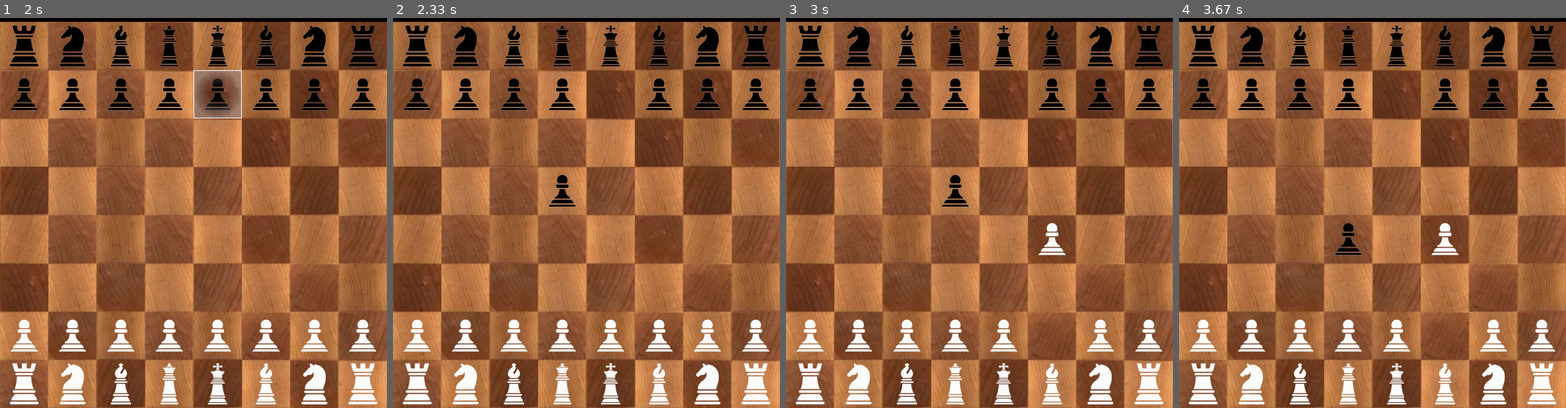
Above: before the commit, frames 1-4 (left to right).
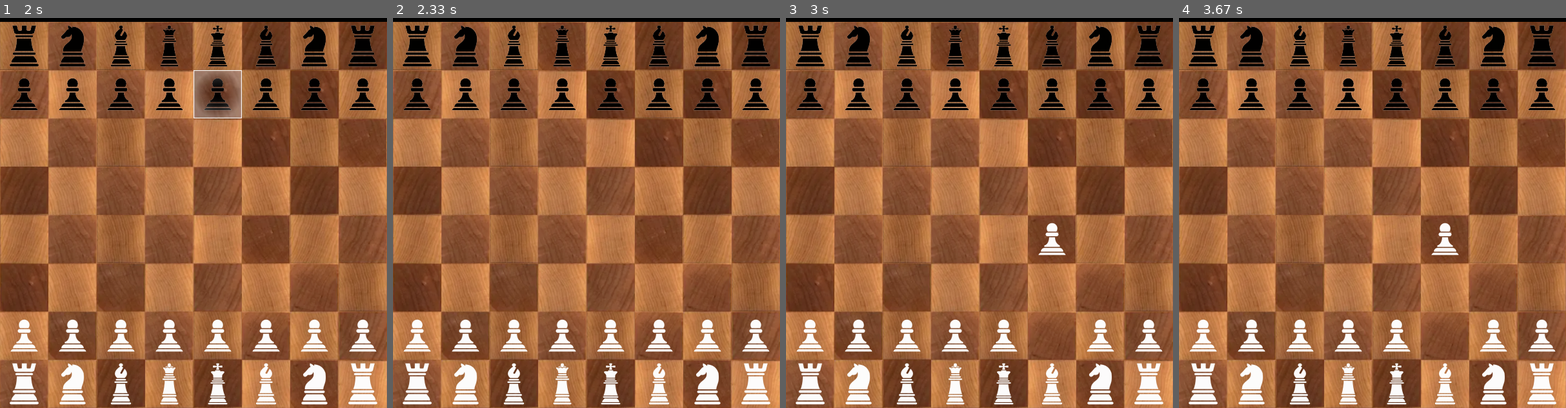
Above: after the commit, the same moments.

Repository: RoiJoleil/ChessSchoolProject
Game: pygame game, started from app.py
Two runs of this game, one before a commit and one after it. Both use one fixed random seed, a clock stepped at 60 frames per second and the inputs below.
Inputs (mouse positions are in pixels of both pictures, inside the frame that each line leads up to):
- Up to frame 1 (2 s): click (239, 84) at 0.38 s; click (127, 298) at 0.72 s; click (92, 326) at 1.05 s; click (61, 330) at 1.38 s; click (228, 92) at 1.72 s
- Up to frame 2 (2.33 s): click (555, 174) at 2.05 s
- Up to frame 3 (3 s): click (1045, 345) at 2.38 s; click (1033, 252) at 2.75 s
- Up to frame 4 (3.67 s): click (1353, 205) at 3.28 s; click (1326, 240) at 3.62 s

Frame 1 is identical in both runs. In frame 2, 0.5% of the frame differs, in the area x 40-60%, y 15-49%; in frame 3, 0.5%; in frame 4, 0.5%, in the area x 40-60%, y 15-61%.

Commit message:
Refactured board.py

Diff:
--- a/src/chess/board.py
+++ b/src/chess/board.py
@@ -1,168 +1,137 @@
 import pygame
 from typing import List, Dict
 from src.settings import CELL_SIZE
+from src.settings import SCREEN_SIZE, CHESS_SURFACE_POSITION, CHESS_SURFACE_SIZE, FPS
 from src.chess import cell, pieces
 from src.chess import pieces
 
-"""
-I cant refactor this file, as there is so much here that shouldnt be here.
-I would need to effectivly rewrite your entire code to do it. - Joel
-"""
+board_rect = None
+board_surface =  None
+selected_cell = None
+player_turn = None
+game_started = None
 
-current_turn = True # Why??? we have self.players_turn - Joel
+def init(screen: pygame.Surface):
+    global board_rect, board_surface, player_turn, game_started
+    player_turn = True
+    board_rect = pygame.rect.Rect(CHESS_SURFACE_POSITION[0], CHESS_SURFACE_POSITION[1], CHESS_SURFACE_SIZE[0], CHESS_SURFACE_SIZE[1])
+    board_surface = screen.subsurface(board_rect)
+    game_started = False
 
-class Board:
-    """Create the ChessBoard"""
-    def __init__(self, screen: pygame.Surface):
-        self.screen = screen
+def make_move(frm: cell.Cell, to: cell.Cell):
+    """
+    This method updates the necessary positions of the pieces involved.
+    This method makes no validation checks if the move is actually valid.
+    """
+    global player_turn
 
-        self._initialise_cells()
+    # Return if frm has no Piece
+    if frm.piece == None:
+        print(f"{__name__}: make_move failed as 'frm' has no Piece.")
+        return
 
-        self.selected_cell:cell.Cell = None
-        self.players_turn:bool = True
+    # Return if its not our Turn
+    if frm.piece.team != player_turn:
+        print(f"{__name__}: make_move failed as its not '{player_turn}' Turn.")
+        return
 
-    def _initialise_cells(self):
-        """Creates all the cells and rects upon first initialisation."""
-        # Create Cells
-        cell.init_standard_board()
+    # Return if its not a valid move
+    if not frm.piece.is_valid_move(to):
+        print(f"{__name__}: make_move failed as the attempted move is Invalid.")
+        return
 
-    def get_current_turn() -> bool:
-        global current_turn
-        return current_turn
+    # Move is successful and being made.
+    cell.move_piece(frm=frm, to=to)
+    toggle_player_turn()
 
-    def set_current_turn(turn:bool):
-        global current_turn
-        # This Function does nothing ??? - Joel
-        if turn:
-            current_turn = turn
+def toggle_player_turn():
+    global player_turn
+    player_turn != player_turn
 
-    def make_move(self, frm:cell.Cell, to:cell.Cell):
-        """
-        This method updates the necessary positions of the pieces involved.
-        This method makes no validation checks if the move is actually valid.
-        """
+def set_player_turn(turn: bool):
+    global player_turn
+    player_turn = turn
 
-        if frm.piece == None:
-            return
-#        global current_turn
-#        if frm.piece.team != current_turn:
-#            return
+def get_player_turn() -> bool:
+    global player_turn
+    return player_turn
 
-        if not frm.piece.is_valid_move(to):
-            return
+def conclude_game():
+    global game_started
+    game_started = False
 
-        cell.move_piece(frm=frm, to=to)
+def start_game():
+    """Starts a new Game"""
+    global game_started
+    cell.set_start_position()
+    game_started = True
 
-#        current_turn = not current_turn
+def load_game():
+    """Load a saved Game"""
+    global game_started
+    game_started = True
+    raise NotImplementedError()
 
-    def get_all_valid_moves(self) -> Dict[tuple, List[cell.Cell]]:
-        """
-        A method to get all the valid moves with the current board state.
-        This method will be used for bots if they are implemented
-        """
-        result = {}
-        for x in range(0,8):
-            for y in range(0,8):
-                temp = self.get_cell(x, y)
-                result[temp.grid_pos] = temp.piece.get_valid_moves()
-        return result
+def get_all_valid_moves() -> Dict[tuple, List[cell.Cell]]:
+    """
+    A method to get all the valid moves with the current board state.
+    This method will be used for bots if they are implemented
+    """
+    result = {}
+    for x in range(0,8):
+        for y in range(0,8):
+            temp = get_cell(x, y)
+            result[temp.grid_pos] = temp.piece.get_valid_moves()
+    return result
 
-    def is_valid_move(self, curr:cell.Cell, dest:cell.Cell) -> bool:
-        """Check to make sure an attempted move is valid."""
-        if isinstance(curr.piece,(pieces.Pawn, pieces.Knight)):
-            return curr.piece.is_valid_position(curr.grid_pos, dest.grid_pos, dest.piece.identity if dest.piece else 0)
+def convert_abs_coords_to_grid_coords(pos: tuple) -> tuple:
+    """
+    Turns the screen coordinates into grid coordinates.
+    This method is used to identify what cells the user clicked on.
+    """
+    x, y = pos[0] // CELL_SIZE, pos[1] // CELL_SIZE
+    return (x, y)
 
-        if isinstance(curr.piece, pieces.King):
-            if self.in_check(dest, curr.piece.team):
-                return False
-            if dest.grid_pos in curr.piece.castling:
-                return True
-            return curr.piece.is_valid_position(curr.grid_pos, dest.grid_pos, dest.piece.team if dest.piece else 0)
+def get_cell(x: int, y: int) ->cell.Cell:
+    """
+    Return thecell.Cell for the given board coordinates.
+    """
+    return cell.get_cell(x, y)
 
-        elif curr.piece:
-            if not curr.piece.is_valid_position(curr.grid_pos, dest.grid_pos, dest.piece.identity if dest.piece else 0):
-                return False
-            diff = (self.signOfNumber(dest.grid_pos[0] - curr.grid_pos[0]), self.signOfNumber(dest.grid_pos[1] - curr.grid_pos[1]))
-            for i in range(1,8):
-                if (curr.grid_pos[0] + diff[0] * i == dest.grid_pos[0]) and (curr.grid_pos[1] + diff[1] * i == dest.grid_pos[1]) :
-                    return True
-                if self.get_cell(curr.grid_pos[0] + diff[0] * i, curr.grid_pos[1] + diff[1] * i).piece != None:
-                    return False
-        else:
-            return False
+def select_cell(selected:cell.Cell):
+    """Selects a cell to do actions with. 'None' is also a valid argument."""
+    global selected_cell
+    selected_cell = selected
 
-    def convert_abs_coords_to_grid_coords(self, pos: tuple) -> tuple:
-        """
-        Turns the screen coordinates into grid coordinates.
-        This method is used to identify what cells the user clicked on.
-        """
-        x, y = pos[0] // CELL_SIZE, pos[1] // CELL_SIZE
-        return (x, y)
+def event(event: pygame.event.Event):
+    """Handle Click Events from the user"""
+    global game_started
+    # Return if the game hasnt started yet
+    if not game_started:
+        return
 
-    def get_cell(self, x: int, y: int) ->cell.Cell:
-        """
-        Return thecell.Cell for the given board coordinates.
-        """
-        return cell.get_cell(x, y)
+    if event.type == pygame.MOUSEBUTTONDOWN:
+        if event.button == 1: # Leftclick Event
+            mouse_pos = pygame.mouse.get_pos()
+            mouse_pos = (mouse_pos[0], mouse_pos[1] - 50) # TODO: Actual implement logic for this... to lazy to do it right now
+            x, y = convert_abs_coords_to_grid_coords(mouse_pos)
+            clicked_cell = get_cell(x, y)
+            # deselect cell by clicking on it again.
+            if selected_cell == clicked_cell:
+                cell.set_focus([selected_cell], None)
+                select_cell(None)
+            # move piece if we have a cell selected.
+            elif selected_cell:
+                make_move(selected_cell, clicked_cell)
+                cell.set_focus([selected_cell], None)
+                select_cell(None)
+            # select a cell if the clicked cell has a piece.
+            elif clicked_cell.piece:
+                select_cell(clicked_cell)
+                cell.set_focus([selected_cell], "selected")
+                cell.set_focus(clicked_cell.piece.get_valid_moves(), "move")
 
-    def select_cell(self, selected:cell.Cell):
-        """Selects a cell to do actions with. 'None' is also a valid argument."""
-        self.selected_cell = selected
-
-
-    def event(self, event: pygame.event.Event):
-        """Handle Click Events from the user"""
-        if event.type == pygame.MOUSEBUTTONDOWN:
-            if event.button == 1: # Leftclick Event
-                mouse_pos = pygame.mouse.get_pos()
-                mouse_pos = (mouse_pos[0], mouse_pos[1] - 50) # TODO: Actual implement logic for this... to lazy to do it right now
-                x, y = self.convert_abs_coords_to_grid_coords(mouse_pos)
-                clicked_cell = self.get_cell(x, y)
-                # deselect cell by clicking on it again.
-                if self.selected_cell == clicked_cell:
-                    cell.set_focus([self.selected_cell], None)
-                    self.select_cell(None)
-                # move piece if we have a cell selected.
-                elif self.selected_cell:
-                    self.make_move(self.selected_cell, clicked_cell)
-                    cell.set_focus([self.selected_cell], None)
-                    self.select_cell(None)
-                # select a cell if the clicked cell has a piece.
-                elif clicked_cell.piece:
-                    self.select_cell(clicked_cell)
-                    cell.set_focus([self.selected_cell], "selected")
-                    cell.set_focus(clicked_cell.piece.get_valid_moves(), "prev")
-
-
-    def draw(self):
-        """Draw the individual chessboard cells"""
-        cell.draw(self.screen)
-
-    def __repr__(self):
-        """NotImplemented"""
-        pass
-
-# API
-def set_board_position():
-        # Create Cells
-    for x in range(8):
-        for y in range(8):
-            pos = (x * CELL_SIZE, y * CELL_SIZE)
-            cell.create_cell(pos, x, y)
-
-    piece_row = pieces.get_piece_row()
-    pawn_row = pieces.get_pawn_row()
-    for x in range(8):
-        # get each Row which will contain pieces
-        cell_black_piece = cell.cells[(x, 0)]
-        cell_black_pawn = cell.cells[(x, 1)]
-        cell_white_pawn = cell.cells[(x, 6)]
-        cell_white_piece = cell.cells[(x, 7)]
-        # place pieces
-        cell_black_piece.set_piece(piece_row[x](cell=cell_black_piece, team=False))
-        cell_black_pawn.set_piece(pawn_row[x](cell=cell_black_pawn, team=False))
-        cell_white_pawn.set_piece(pawn_row[x](cell=cell_white_pawn, team=True))
-        cell_white_piece.set_piece(piece_row[x](cell=cell_white_piece, team=True))
-
-def load_board_position():
-    pass
+def draw():
+    """Draw the individual chessboard cells"""
+    global board_surface
+    cell.draw(board_surface)
--- a/src/chess/cell.py
+++ b/src/chess/cell.py
@@ -3,7 +3,6 @@
 from src import pngHandler
 from typing import TYPE_CHECKING, Dict, Optional, List
 from src.settings import CELL_SIZE
-
 from src.chess import pieces
 
 class En_Passante:
@@ -92,6 +91,7 @@
         cell.piece.cell = cell
     cells[cell.grid_pos] = cell
     return cell
+
 def get_cell(x: int, y: int) -> Cell:
     global cells
     return cells.get((x, y), None)
@@ -126,7 +126,7 @@
     global cells
     cells.clear()
 
-def init_standard_board():
+def set_start_position():
     for x in range(8):
         for y in range(8):
             pos = (x * CELL_SIZE, y * CELL_SIZE)
@@ -162,15 +162,5 @@
 
 def move_piece(frm: Cell, to: Cell):
     """Move a piece from one cell to another."""
-    global en_passante
-
     to.piece = frm.piece
     to.piece.move(to.grid_pos[0], to.grid_pos[1])
-    if isinstance(to.piece, pieces.Rook):
-        global kings
-        kings[to.piece.team].remove_castling(frm.grid_pos)
-    global en_passante
-    if en_passante.active > 1:
-        en_passante.reset()
-    elif en_passante.active == 1:
-        en_passante.active += 1
--- a/src/chess/pieces.py
+++ b/src/chess/pieces.py
@@ -48,7 +48,6 @@
         self.cell.piece = None
         self.cell = cell.get_cell(x, y)
         self.cell.piece = self
-
 
     def draw(self, surface: pygame.Surface):
         surface.blit(self.piece, (self.cell.rect.x, self.cell.rect.y))
@@ -170,7 +169,6 @@
     def is_valid_move(self, dest, ignore=None):
         if not self.is_valid_position(self.cell.grid_pos, dest.grid_pos):
             return False
-        global sign_of_number
         diff = (sign_of_number(dest.grid_pos[0] - self.cell.grid_pos[0]), sign_of_number(dest.grid_pos[1] - self.cell.grid_pos[1]))
         for i in range(1,8):
             temp_x = self.cell.grid_pos[0] + diff[0] * i
@@ -449,7 +447,6 @@
             super().move(x, y)
         self.remove_castling()
 
-
 #
 #   functions in the global space of pieces
 #
--- a/src/engine.py
+++ b/src/engine.py
@@ -1,7 +1,7 @@
 """This file contains the main loop while the application is running"""
 import pygame
-from src.settings import SCREEN_SIZE, CHESS_SURFACE_POSITION, CHESS_SURFACE_SIZE, FPS
-from src.chess.board import Board
+from src.settings import SCREEN_SIZE, FPS
+from src.chess import board
 from src import pngHandler
 from src.util.filemanager import Filemanager
 from src.util.filemanager import GameConverter
@@ -11,22 +11,20 @@
 screen = pygame.display.set_mode(SCREEN_SIZE)
 clock = pygame.time.Clock()
 pngHandler.init()
+board.init(screen)
 
-chess_board_rect = pygame.rect.Rect(CHESS_SURFACE_POSITION[0], CHESS_SURFACE_POSITION[1], CHESS_SURFACE_SIZE[0], CHESS_SURFACE_SIZE[1])
-chess_board_surface = screen.subsurface(chess_board_rect)
-chess_board = Board(chess_board_surface)
 running = True
 
 def _event(event):
-    global chess_board
-    chess_board.event(event)
+    board.event(event)
 
 def _draw():
-    global chess_board
-    chess_board.draw()
+    board.draw()
 
 def run():
     global running, screen, clock
+    board.start_game()
+
     while running:
         for event in pygame.event.get():
             if event.type == pygame.QUIT:
--- a/src/util/dictConverter.py
+++ b/src/util/dictConverter.py
@@ -1,4 +1,4 @@
-from src.chess.board import Board
+from src.chess import board
 from src.chess import cell
 
 class GameConverter:
@@ -17,11 +17,11 @@
 
     def construct_save_data():
         result = {
-            "current_turn" : Board.get_current_turn(),
+            "current_turn" : board.get_player_turn(),
             "board" : GameConverter.Board_to_HexString()
         }
         return result
 
     def load_save_data(data:dict):
         GameConverter.HexString_to_Board(data["board"])
-        Board.set_current_turn(data["current_turn"])
+        board.set_player_turn(data["current_turn"])
